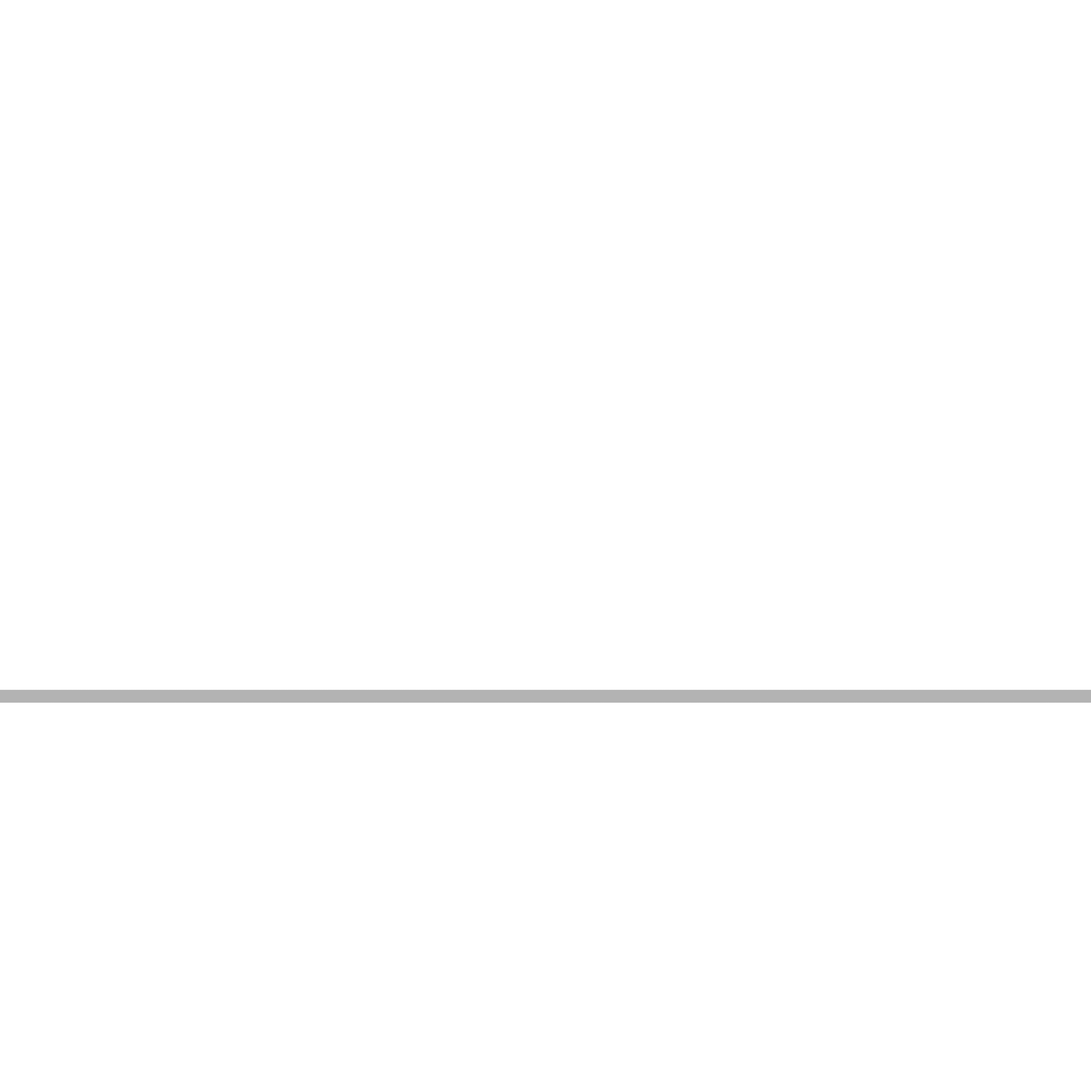
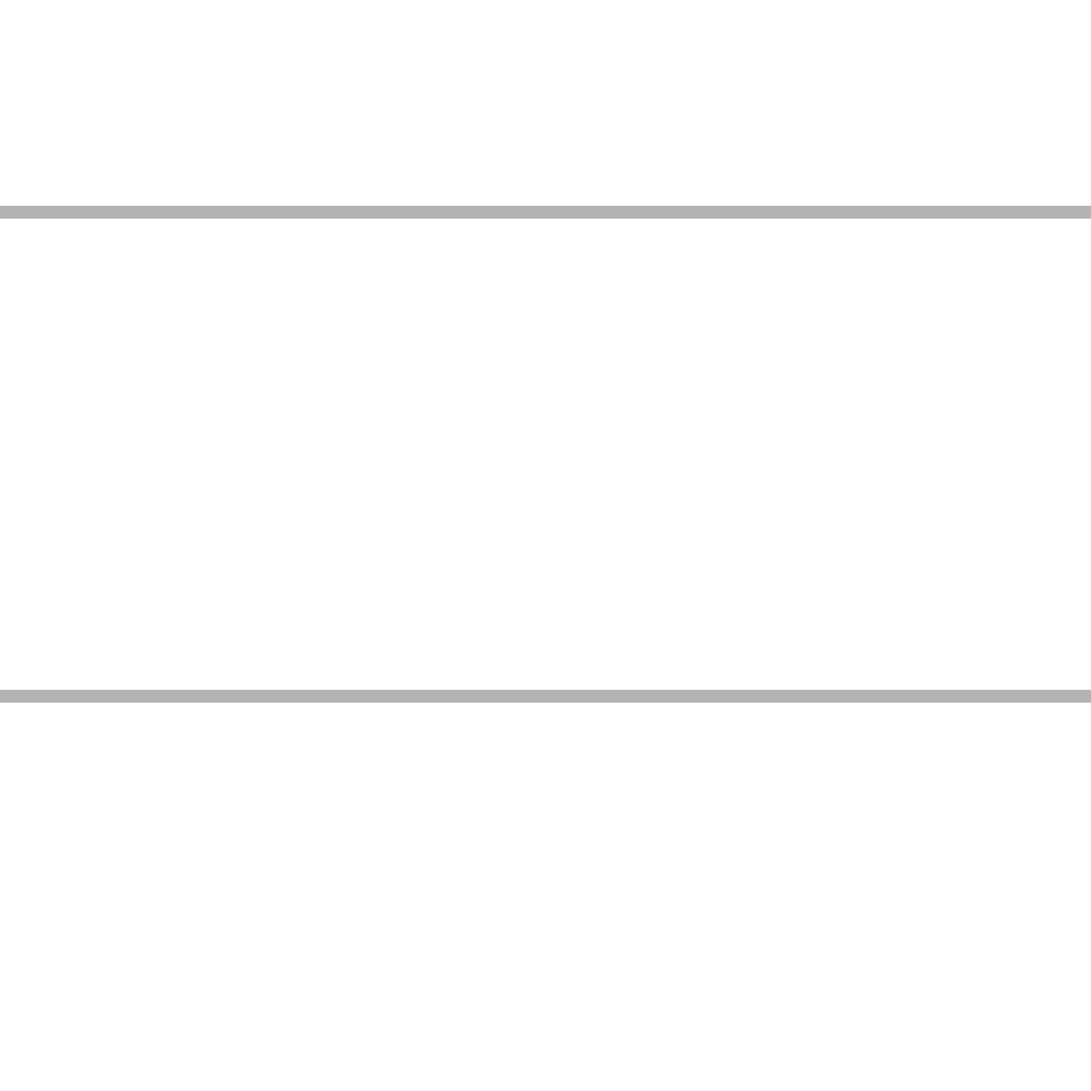
Layer changes from the first 1091×1091 image to the second:
added layer "Paint Layer 1" (1st of 2) above "Paint Layer 1" over (0, 205, 1091, 220)
